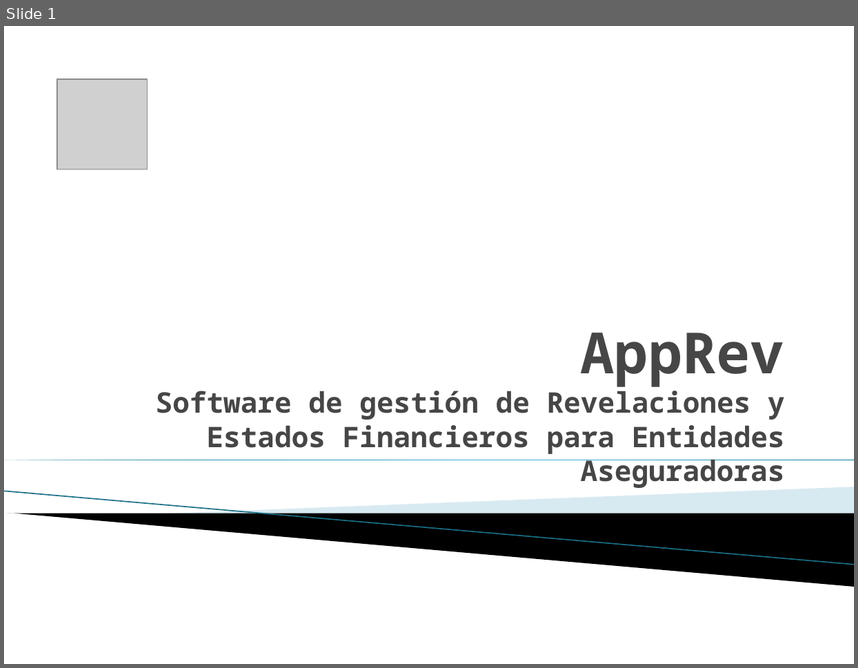
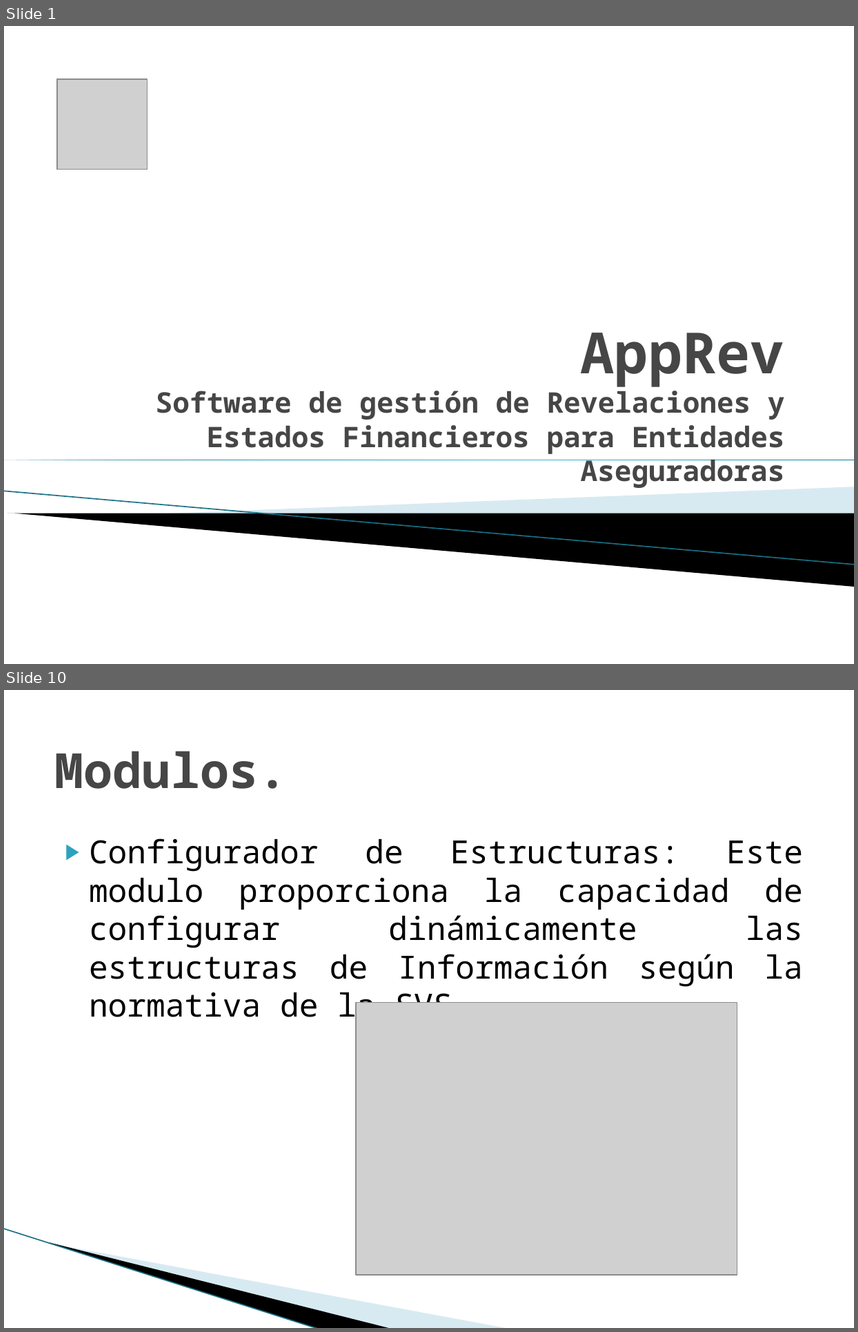
Before and after one commit to vicky1404/rev-ii, a slide deck: docs/comercial/brochure.pptx. Shown one above the other, each under a label of ours: slide 1 before the commit, slides 1 and 10 after it; the slides between them are not shown. The pictures are 858x668 and 858x1332 pixels, drawn with LibreOffice and Linux fonts; fonts in the diff are those of the drawing; grey boxes stand for pictures; background and template pictures are left out. Boxes give left, top, right and bottom in pixels: in the first picture for what was removed or moved away, otherwise in the second. Text is boxed around its words. In the diff, an @@ line names an element or a change of style, - is before the commit and + after.

```diff
--- a/docs/comercial/brochure.pptx
+++ b/docs/comercial/brochure.pptx
@@ slide 10 added at (4,690,854,1328), background #FFFFFF @@
@@ title added at (55,751,288,789), 41 pt, text #464646, bold @@
+Modulos.
@@ text added at (89,838,803,1025), 27 pt, text #000000 @@
+▶ Configurador de Estructuras: Este modulo proporciona la capacidad de configurar dinámicamente las estructuras de Información según la normativa de la SVS.
@@ picture added at (356,1002,737,1274) @@
@@ freeform shape added at (70,1155,424,1290), fill #A0CBDC at 40% opacity @@
@@ freeform shape added at (4,1228,352,1306), fill #000000 @@
@@ line added from (4, 1228) to (319, 1328), #97C5D8 0.95 pt @@
```
Also in this commit, not shown: 4 slides changed, 7 other slides added.
